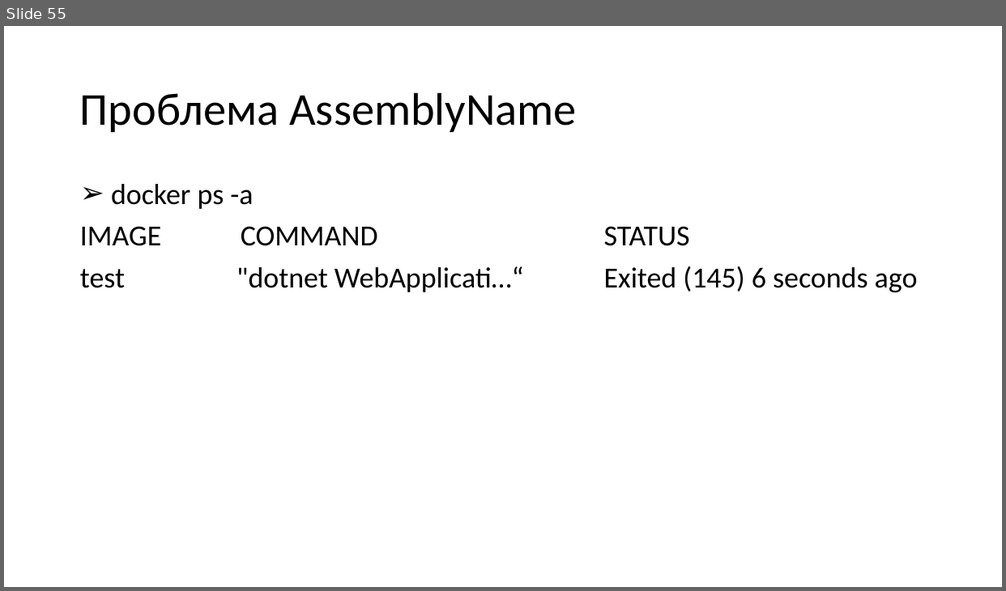
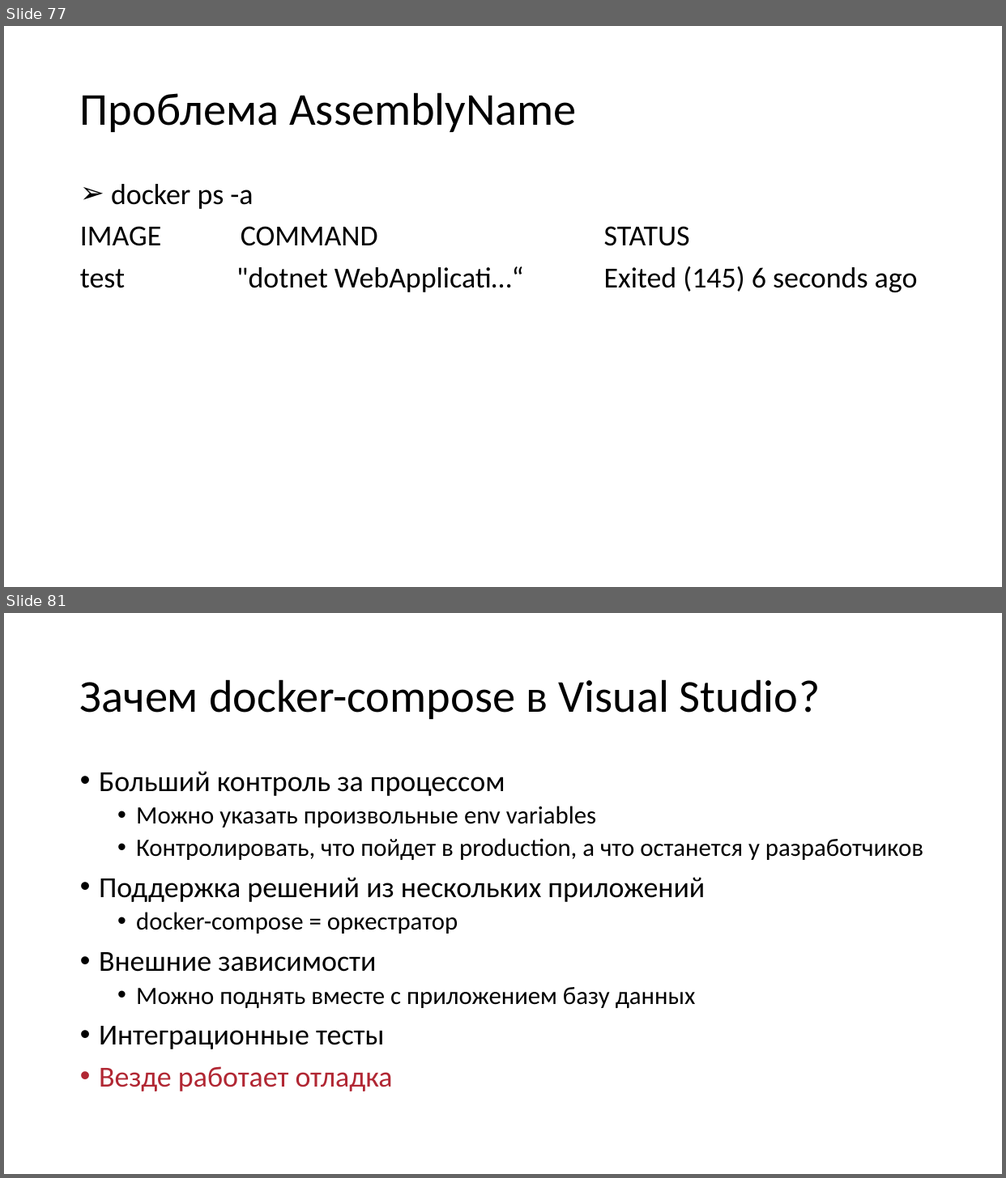
Before and after one commit to kugushev/presentations, a slide deck: 2019_VisualStudio-And-Docker/Presentation.pptx. Shown one above the other, each under a label of ours: slide 55 before the commit, slides 77 and 81 after it; the slides between them are not shown. The pictures are 1006x591 and 1006x1178 pixels, drawn with LibreOffice and Linux fonts; fonts in the diff are those of the drawing. Boxes give left, top, right and bottom in pixels: in the first picture for what was removed or moved away, otherwise in the second. Text is boxed around its words. In the diff, an @@ line names an element or a change of style, - is before the commit and + after.

Commit message:
finish presentation about docker

```diff
--- a/2019_VisualStudio-And-Docker/Presentation.pptx
+++ b/2019_VisualStudio-And-Docker/Presentation.pptx
@@ slide 81 added at bbox=[4, 613, 1002, 1174], background #FFFFFF @@
@@ title added at bbox=[80, 679, 820, 719], 44 pt, text #000000 @@
+Зачем docker-compose в Visual Studio?
@@ text added at bbox=[99, 771, 923, 1092], 24 pt, text #000000 @@
+• Больший контроль за процессом
+  • Можно указать произвольные env variables
+  • Контролировать, что пойдет в production, а что останется у разработчиков
+• Поддержка решений из нескольких приложений
+  • docker-compose = оркестратор
+• Внешние зависимости
+  • Можно поднять вместе с приложением базу данных
+• Интеграционные тесты
+• Везде работает отладка
@@ what was slide 55 is now slide 77 @@
```
Also in this commit, not shown: 5 slides changed, 52 other slides added, 2 slides removed, 8 other files.
